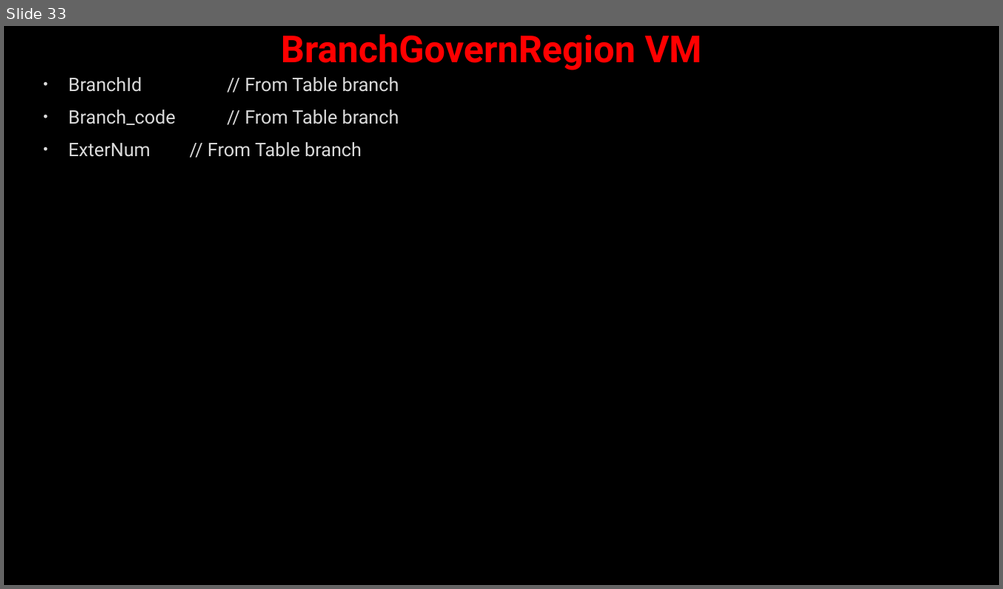
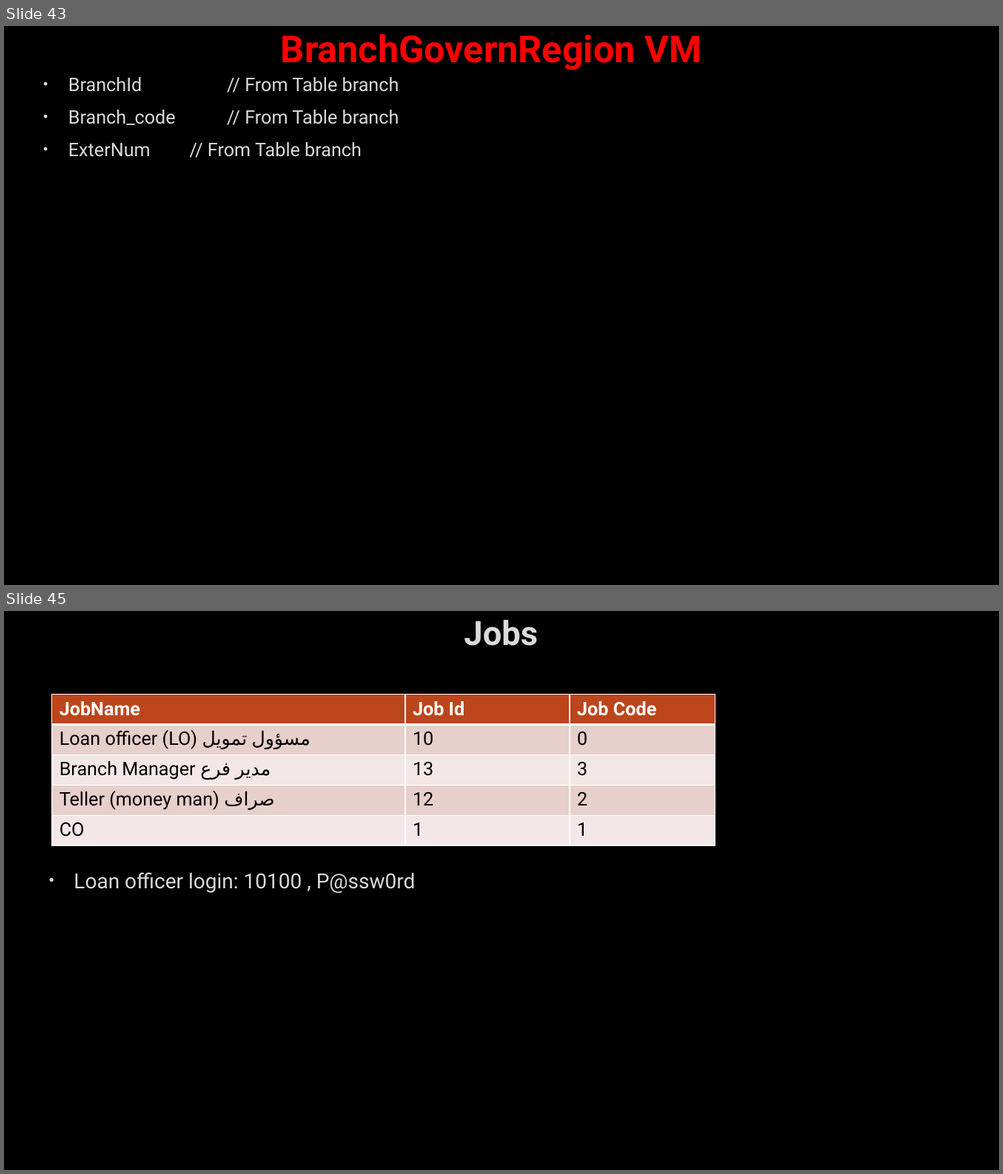
Before and after one commit to AhmedMohamedSamir1/Summary, a slide deck: Dot Net/Business.pptx. Shown one above the other, each under a label of ours: slide 33 before the commit, slides 43 and 45 after it; the slides between them are not shown. The pictures are 1003x589 and 1003x1174 pixels, drawn with LibreOffice and Linux fonts; fonts in the diff are those of the drawing; background and template pictures are left out. Boxes give left, top, right and bottom in pixels: in the first picture for what was removed or moved away, otherwise in the second. Text is boxed around its words. In the diff, an @@ line names an element or a change of style, - is before the commit and + after.

```diff
--- a/Dot Net/Business.pptx
+++ b/Dot Net/Business.pptx
@@ slide 45 added at (4,611,999,1170), background picture (left out) @@
@@ title added at (464,620,538,646), 32.4 pt, text #DADADA, bold @@
+Jobs
@@ table added at (52,695,714,846), 5 rows, 3 columns @@
+JobName | Job Id | Job Code
+Loan officer (LO) مسؤول تمويل | 10 | 0
+Branch Manager مدير فرع | 13 | 3
+Teller (money man) صراف | 12 | 2
+CO | 1 | 1
@@ text added at (74,872,415,893), 20 pt, text #DADADA @@
+• Loan officer login: 10100 , P@ssw0rd
@@ what was slide 33 is now slide 43 @@
```
Also in this commit, not shown: 8 slides changed, 12 other slides added, 3 other files.
